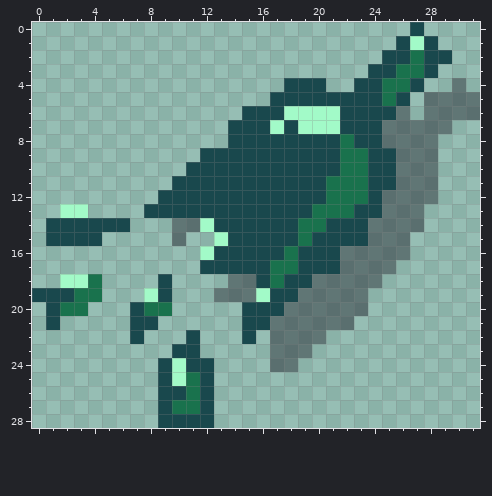
Pixel-art file: GGJ2022/assets/Sprites/botella_rota.aseprite. The picture above is the old version.
32x29 pixels, 1 frame.
After the commit:
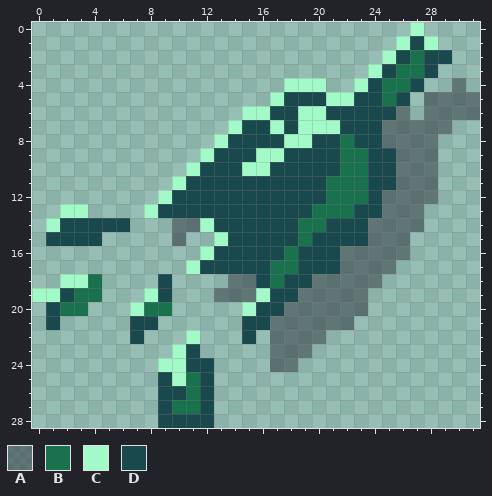
Palette (. is transparent): A #2729327c  B #19724d  C #a2fac8  D #19484d
Message: cambios al sprite de botella, agregados sprites de peluches y puerta
What changed:
Changed rows in their new state; - is an unchanged pixel.
Layer "botella":
first column x 0:
 0 ---------------------------C-
 1 --------------------------CDC
 2 -------------------------C---
 3 ------------------------C----
 4 ------------------CCC--C-----
 5 -----------------C---CC------
 6 ---------------CC-D--D-------
 7 --------------C--------------
 8 -------------C----CC---------
 9 ------------C---CC-----------
10 -----------C---CC------------
11 ----------C------------------
12 ---------C-------------------
13 --------C--------------------
14 -C---------------------------
17 -----------C-----------------
19 CC---------------------------
20 -------C-------C-------------
22 -----------C-----------------
23 ----------C------------------
24 ---------C-------------------
Changed places in both pictures, as pixel boxes (x1, y1, x2, y2):
changed: (130, 22, 438, 372)
changed: (46, 218, 60, 232)
changed: (32, 288, 60, 302)
